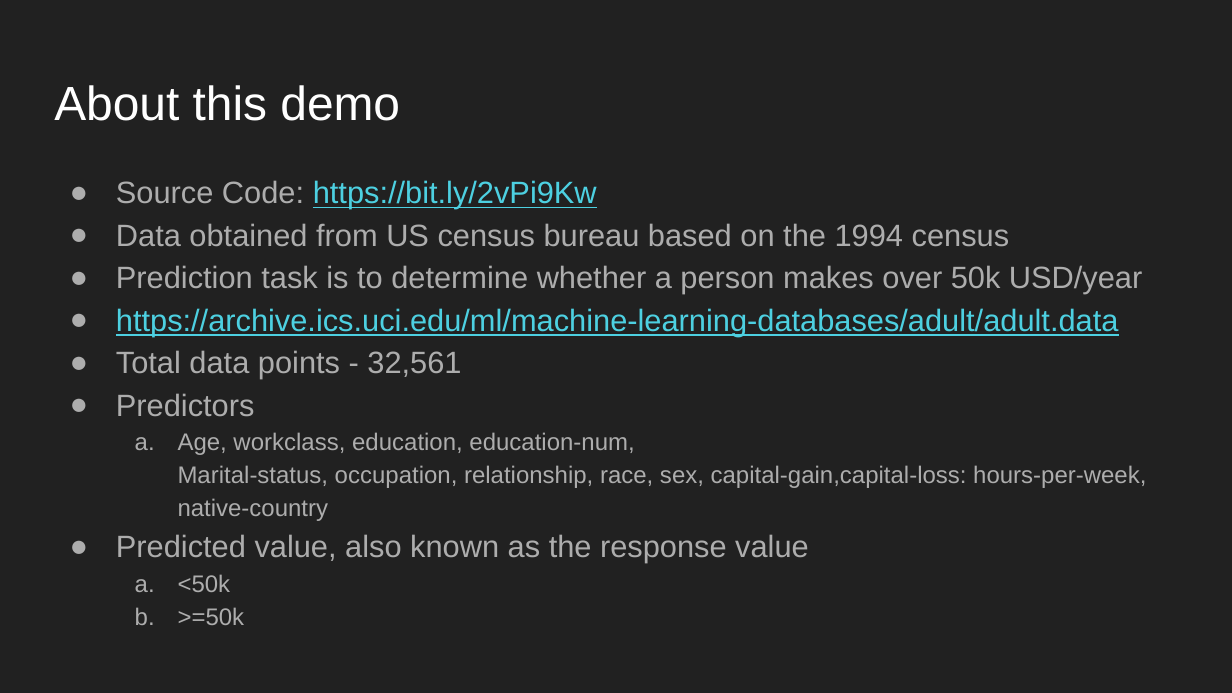
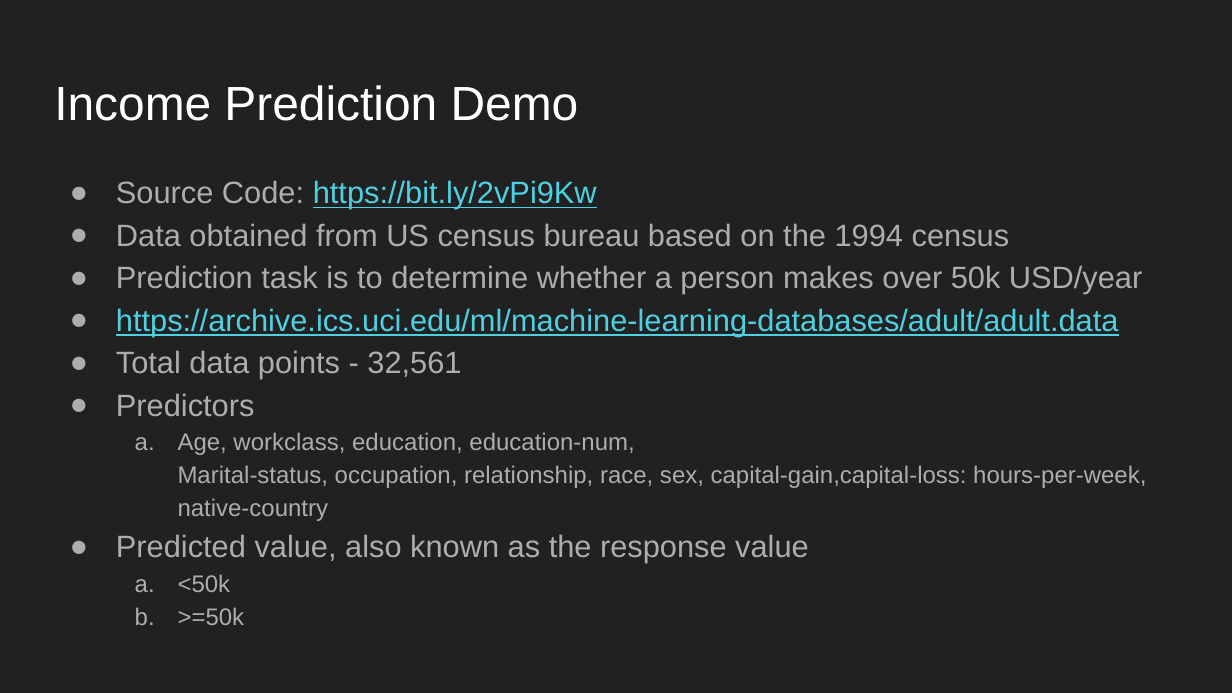
Before and after one commit to dorairajsanjay/vellore_tech_AI_ML_presentation_Feb2020, a slide deck: slide 30 of vit_ml_ai_core_principles_applications.pptx (slide 23 before the commit). Drawn at 1232x693 pixels with LibreOffice and Linux fonts; fonts in the diff are those of the drawing. Boxes give left, top, right and bottom in pixels: in the first picture for what was removed or moved away, otherwise in the second. Text is boxed around its words. In the diff, an @@ line names an element or a change of style, - is before the commit and + after.

```diff
--- a/vit_ml_ai_core_principles_applications.pptx
+++ b/vit_ml_ai_core_principles_applications.pptx
@@ title at (54,85,579,121): text changed @@
-About this demo
+Income Prediction Demo
```
Also in this commit, not shown: 6 other slides changed, 14 slides added, 4 slides removed.
